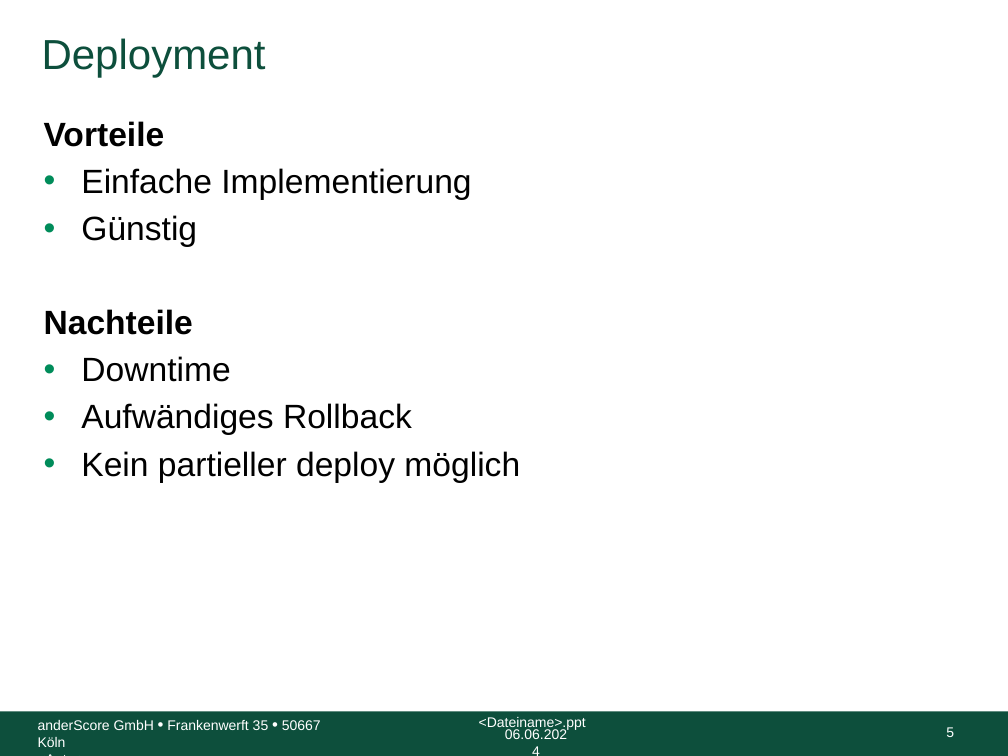
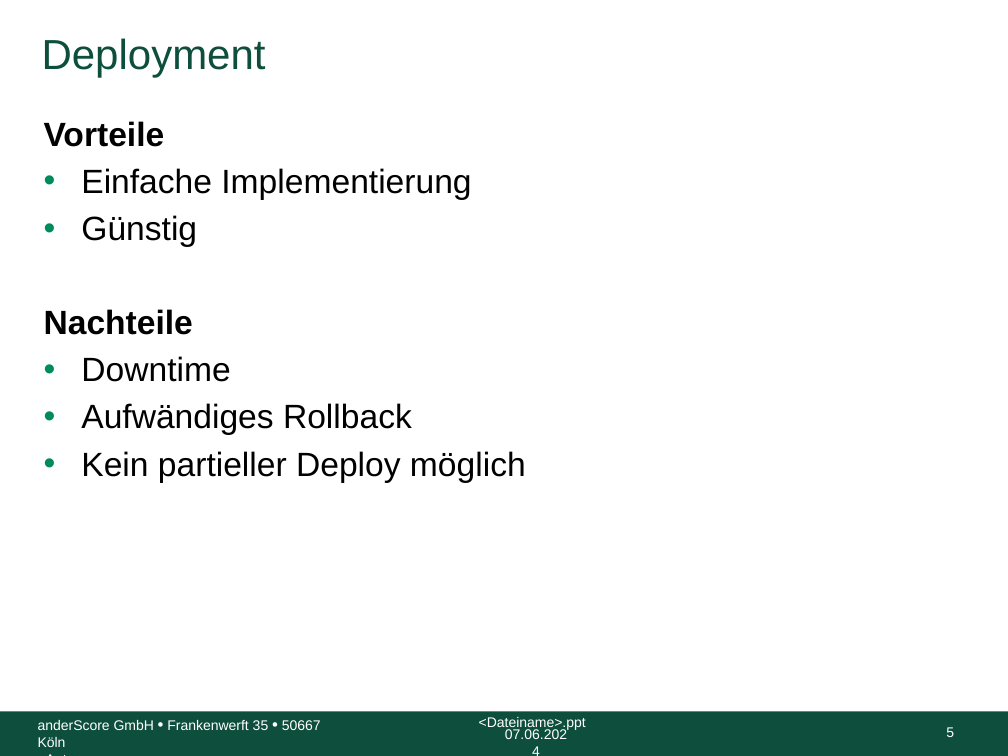
Before and after one commit to anderscore-gmbh/gitlab, a slide deck: slide 5 of slides/Tag-3_5-Deployment-Strategien.pptx. Drawn at 1008x756 pixels with LibreOffice and Linux fonts; fonts in the diff are those of the drawing; background and template pictures are left out. Boxes give left, top, right and bottom in pixels: in the first picture for what was removed or moved away, otherwise in the second. Text is boxed around its words. In the diff, an @@ line names an element or a change of style, - is before the commit and + after.

Commit message:
Typos und Notizen 3-5 Deployment Strategien

```diff
--- a/slides/Tag-3_5-Deployment-Strategien.pptx
+++ b/slides/Tag-3_5-Deployment-Strategien.pptx
@@ text at (81,451,526,483): text changed @@
-• Kein partieller deploy möglich
+• Kein partieller Deploy möglich
@@ text at (505,729,567,739): text changed @@
-06.06.2024
+07.06.2024
```
Also in this commit, not shown: 10 other slides changed.
